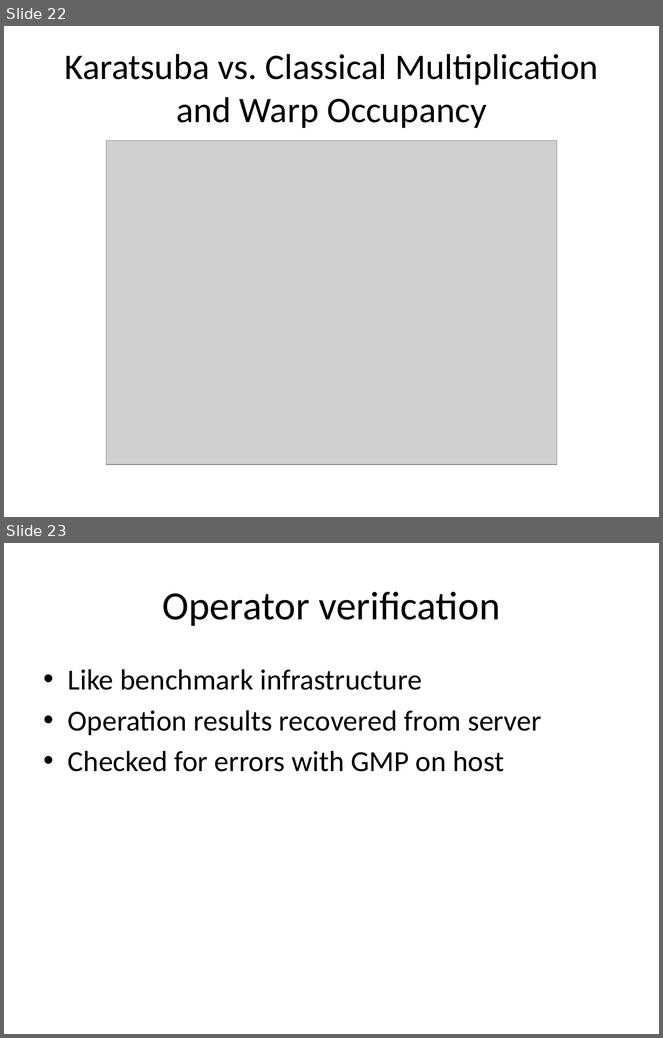
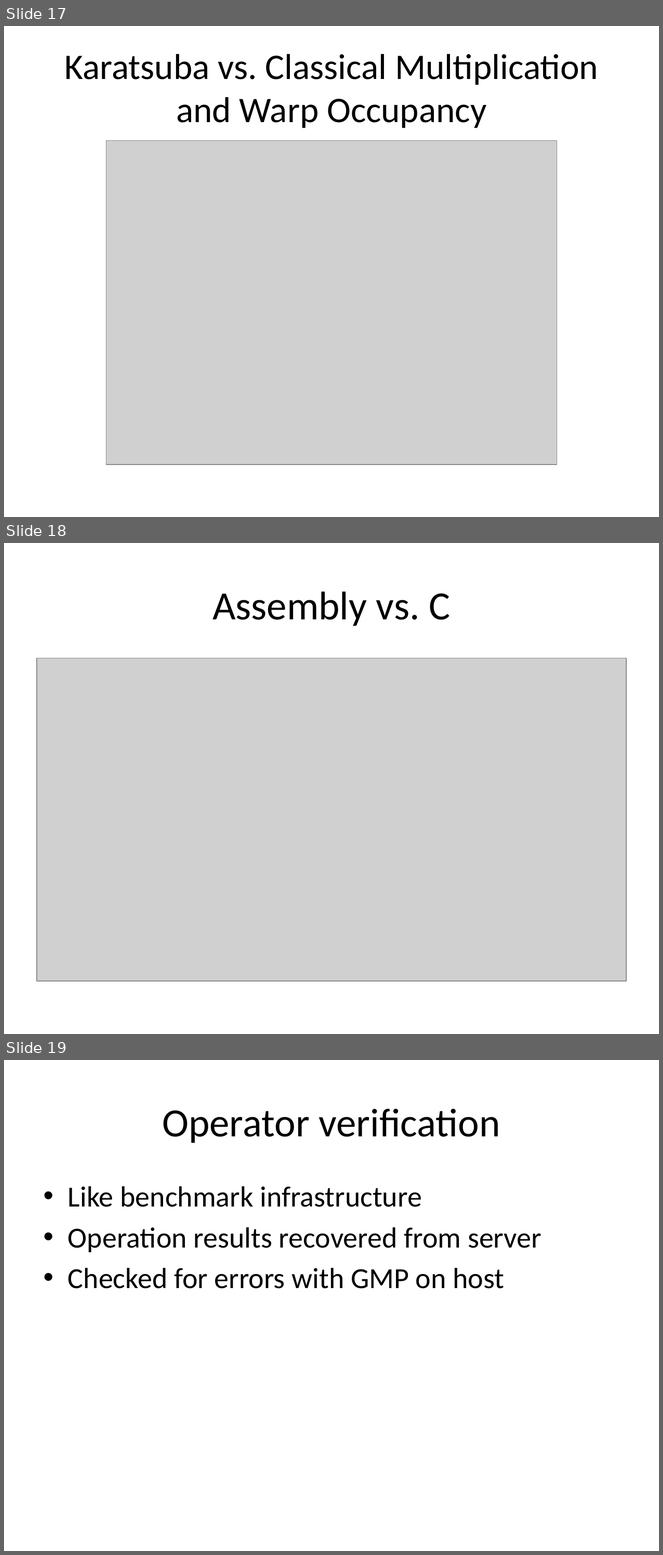
Before and after one commit to sahandKashani/CUDA-multiprecision-arithmetic-code-generator, a slide deck: report/Presentation.pptx. Shown one above the other, each under a label of ours: slides 22 and 23 before the commit, slides 17, 18 and 19 after it. The pictures are 663x1038 and 663x1555 pixels, drawn with LibreOffice and Linux fonts; fonts in the diff are those of the drawing; grey boxes stand for pictures. Boxes give left, top, right and bottom in pixels: in the first picture for what was removed or moved away, otherwise in the second. Text is boxed around its words. In the diff, an @@ line names an element or a change of style, - is before the commit and + after.

```diff
--- a/report/Presentation.pptx
+++ b/report/Presentation.pptx
@@ slide 18 added at (4,543,659,1034), background #FFFFFF @@
@@ title added at (213,591,450,626), 44 pt, text #000000 @@
+Assembly vs. C
@@ picture added at (37,658,626,981) @@
@@ what was slide 22 is now slide 17 @@
@@ what was slide 23 is now slide 19 @@
```
Also in this commit, not shown: 2 slides changed, 2 other slides added, 7 slides removed, 1 other file.
